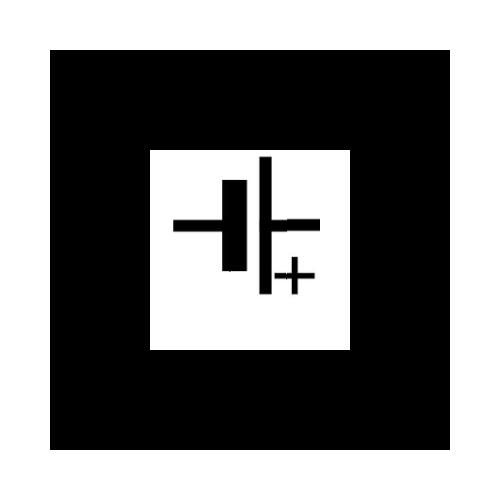
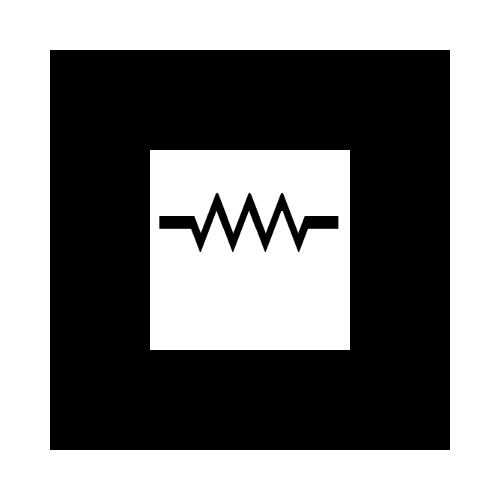
Before/after of a 500 x 500 layered artwork. What changed in the layer stack:
added layer "Pasted Layer" above "dcImage#1" over [159, 192, 339, 252]
hid "dcImage#1" over [173, 155, 320, 299]
